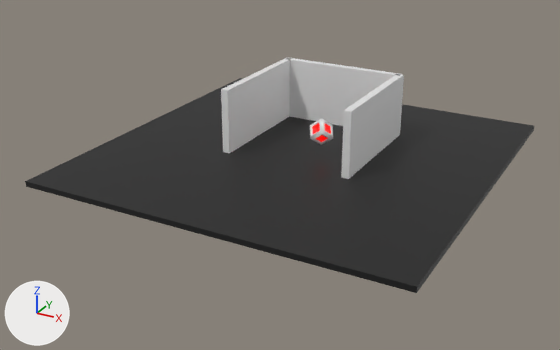
Renders of the glTF model assets/models/World.glb from each side of a commit.
Camera for both pictures: a 50 mm lens placed at (24.5, -48.0, 21.7), pointed at (-0.7, -2.1, -1.3). The axes (+X, +Y, +Z) are drawn at lower left. The lights are the same throughout. Where no turn or scale is listed for an object, it has been applied to the vertices.

Before the edit, the objects in view are built like this:
```python
mat_material_002 = principled_material('Material.002')
mat_material_002.base_color = (0.00887, 0.00887, 0.00887)  # black #181818
me_cube = bpy.data.meshes.new('Cube')
me_cube.from_pydata(...)  # a box spanning x -0.28..0.28, y -4.92..4.92, z -2.44..2.44
me_cube_001 = bpy.data.meshes.new('Cube.001')
me_cube_001.from_pydata(...)  # 80 vertices, 156 faces; spans x -0.97..0.97, y -0.84..0.84, z -0.99..0.99
# faces by material slot: [144, 12]
me_cube_001.materials.append(mat_material)  # white #e7e7e7
me_cube_001.materials.append(mat_material_001)  # red #e70900
me_plane = bpy.data.meshes.new('Plane')
me_plane.from_pydata(...)  # a box spanning x -14.0..14.0, y -14.0..14.0, z 0.0..0.4
me_plane.materials.append(mat_material_002)  # black #181818
ob_cube = bpy.data.objects.new('Cube', me_cube_001)
ob_cube.location = (1.56, 0.0, 1.84)
ob_plane = bpy.data.objects.new('Plane', me_plane)
ob_plane.location = (0.0, 0.0, -0.37)
ob_wall = bpy.data.objects.new('Wall', me_cube)
ob_wall.location = (-4.78, 1.9, 2.45)
# also in view: 'Wall3' at (4.9, 1.9, 2.4); 'Wall2' at (0.0, 6.7, 2.4)
```
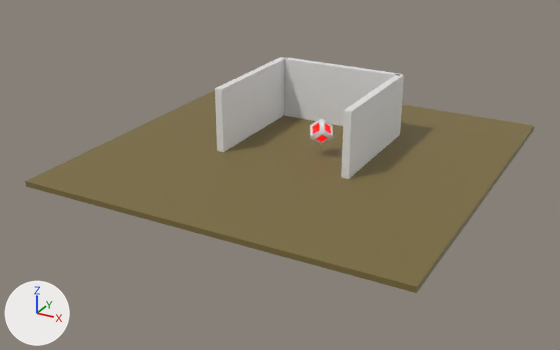
Changed parts and their boxes (x1, y1, x2, y2) in the pictures (560 x 350 px):
'Plane', recoloured (black to yellow)
    both: (25, 78, 534, 293)
'Wall', moved
    before: (221, 58, 291, 153)
    after: (215, 57, 286, 152)

Edits to the bpy script that builds the scene:
```text
Change mat_material_002:
    mat_material_002.base_color: (0.00887, 0.00887, 0.00887) -> (0.198, 0.149, 0.0473)  # black #181818 -> dark yellow #7b6c3d
Change ob_wall:
    ob_wall.location: (-4.78, 1.9, 2.45) -> (-5.3, 1.9, 2.45)
```
